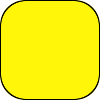
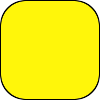
Layers edited between the first and the second 100 × 100 image:
painted on "Sektor Form" over [0, 0, 100, 100]
